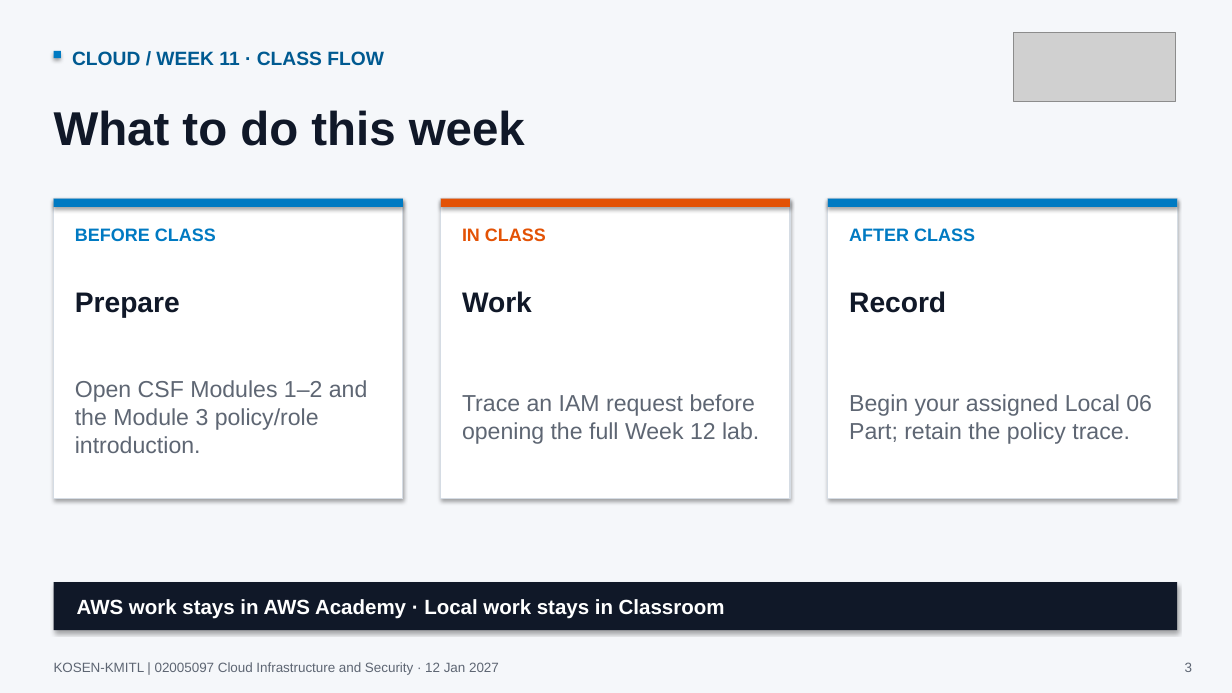
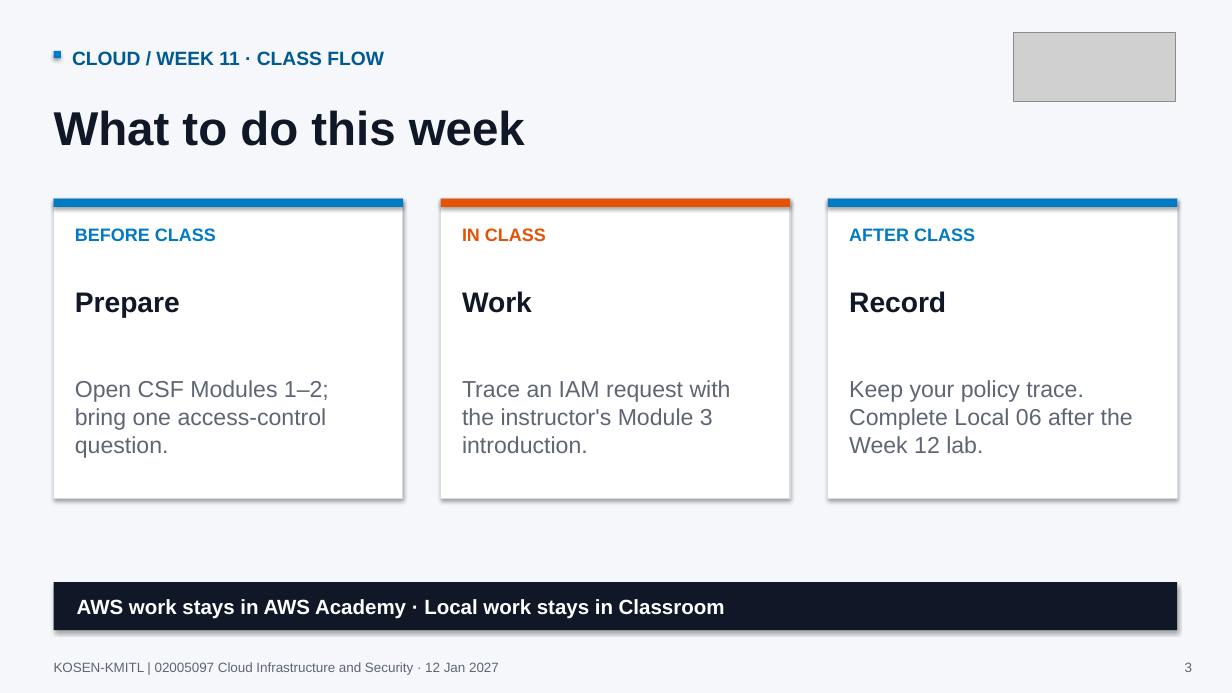
Before and after one commit to nutthakorn7/cloud-infrastructure-security, a slide deck: slide 3 of slides/weekly-bridges/output/Week11_Cloud_Course_Bridge.pptx. Drawn at 1232x693 pixels with LibreOffice and Linux fonts; fonts in the diff are those of the drawing; grey boxes stand for pictures. Boxes give left, top, right and bottom in pixels: in the first picture for what was removed or moved away, otherwise in the second. Text is boxed around its words. In the diff, an @@ line names an element or a change of style, - is before the commit and + after.

Commit message:
Align Week 11 bridge with Week 12 IAM lab

```diff
--- a/slides/weekly-bridges/output/Week11_Cloud_Course_Bridge.pptx
+++ b/slides/weekly-bridges/output/Week11_Cloud_Course_Bridge.pptx
@@ text at (75,380,329,458): text changed @@
-Open CSF Modules 1–2 and the Module 3 policy/role introduction.
+Open CSF Modules 1–2; bring one access-control question.
@@ text at (462,380,731,453): text changed @@
-Trace an IAM request before opening the full Week 12 lab.
+Trace an IAM request with the instructor's Module 3 introduction.
@@ text at (849,380,1133,453): text changed @@
-Begin your assigned Local 06 Part; retain the policy trace.
+Keep your policy trace. Complete Local 06 after the Week 12 lab.
```
Also in this commit, not shown: 1 other slide changed, 2 other files.
